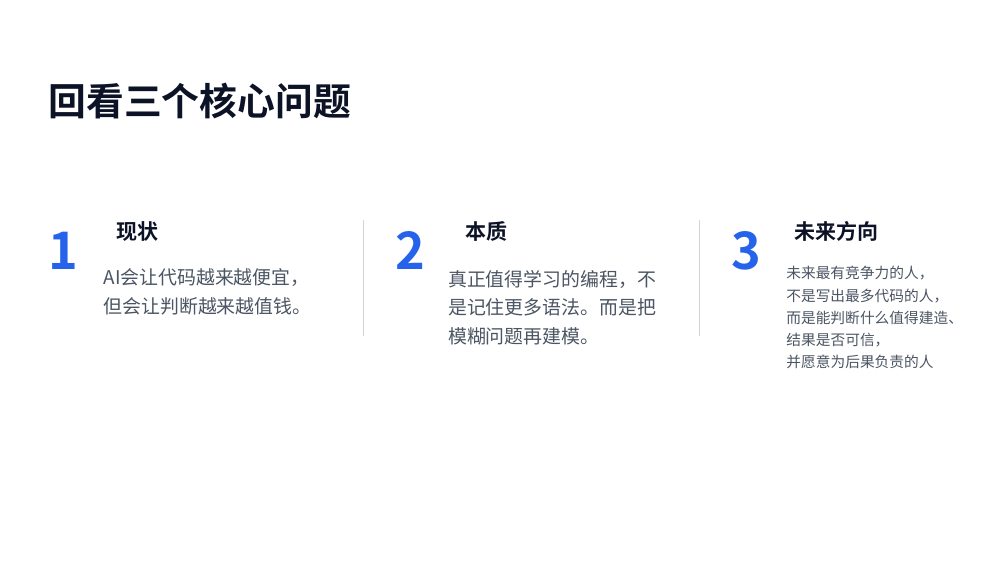
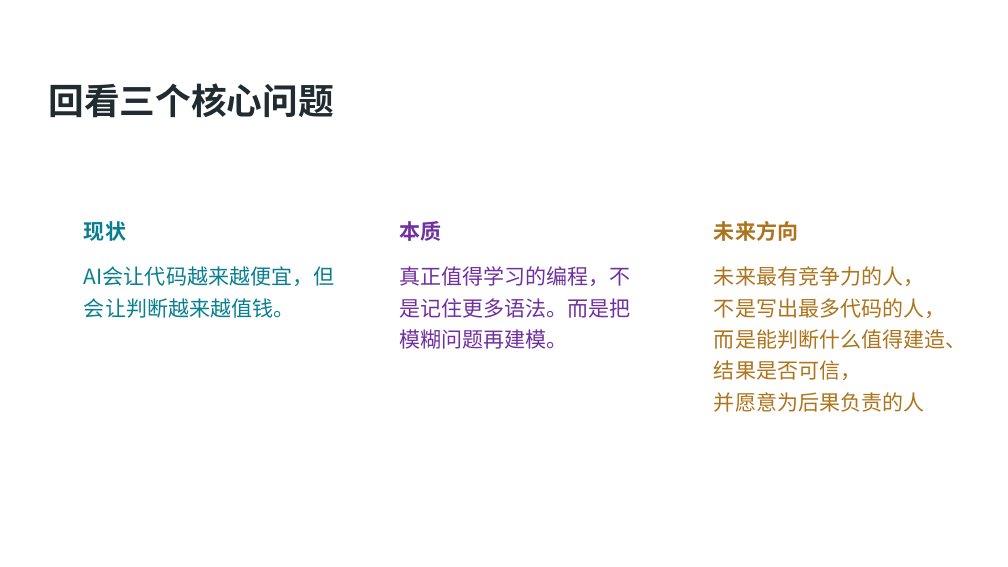
Before and after one commit to SCPZ24/AgentFlow-Salon, a slide deck: slide 7 of PPTs/EP3/Meeting03.pptx. Drawn at 1008x567 pixels with LibreOffice and Linux fonts; fonts in the diff are those of the drawing; background and template pictures are left out. Boxes give left, top, right and bottom in pixels: in the first picture for what was removed or moved away, otherwise in the second. Text is boxed around its words. In the diff, an @@ line names an element or a change of style, - is before the commit and + after.

```diff
--- a/PPTs/EP3/Meeting03.pptx
+++ b/PPTs/EP3/Meeting03.pptx
@@ text "回看三个核心问题" at [49,83,334,118]: size 36 to 34 pt, text colour #0D1326 to #202B32 @@
@@ text removed at [49,231,79,269] @@
-1
@@ text "现状": place and size @@
-text "现状" at [117,221,159,241]
+text "现状" at [84,221,126,241]
@@ text "现状" at [84,221,126,241]: text colour #0D1326 to #087F91 @@
@@ line removed from (364, 221) to (364, 336) @@
@@ text removed at [395,231,425,269] @@
-2
@@ text "本质": place and size @@
-text "本质" at [466,221,508,241]
+text "本质" at [399,221,441,241]
@@ text "本质" at [399,221,441,241]: text colour #0D1326 to #7030A0 @@
@@ line removed from (699, 221) to (699, 336) @@
@@ text "未来方向": place and size @@
-text "未来方向" at [794,221,878,241]
+text "未来方向" at [714,221,798,241]
@@ text "未来方向" at [714,221,798,241]: text colour #0D1326 to #AD741C @@
@@ text removed at [731,231,761,270] @@
-3
@@ text "AI会让代码越来越便宜，但会让判断越来越值钱。": place and size @@
-text "AI会让代码越来越便宜，但会让判断越来越值钱。" at [104,268,312,315]
+text "AI会让代码越来越便宜，但会让判断越来越值钱。" at [84,266,334,318]
@@ text "AI会让代码越来越便宜，但会让判断越来越值钱。" at [84,266,334,318]: size 18 to 20 pt, text colour #4B5563 to #087F91; vertical alignment middle to top @@
@@ text "真正值得学习的编程，不是记住更多语法。而是把模糊问题再建模。": place and size @@
-text "真正值得学习的编程，不是记住更多语法。而是把模糊问题再建模。" at [448,270,656,345]
+text "真正值得学习的编程，不是记住更多语法。而是把模糊问题再建模。" at [399,266,630,349]
@@ text "真正值得学习的编程，不是记住更多语法。而是把模糊问题再建模。" at [399,266,630,349]: size 18 to 20 pt, text colour #4B5563 to #7030A0; vertical alignment middle to top @@
@@ text "未来最有竞争力的人，": place and size @@
-text "未来最有竞争力的人，" at [786,265,963,368]
+text "未来最有竞争力的人，" at [714,266,966,412]
@@ text "未来最有竞争力的人，" at [714,266,966,412]: size 14 to 20 pt, text colour #4B5563 to #AD741C; vertical alignment middle to top @@
```
Also in this commit, not shown: 5 other slides changed, 5 other files.
